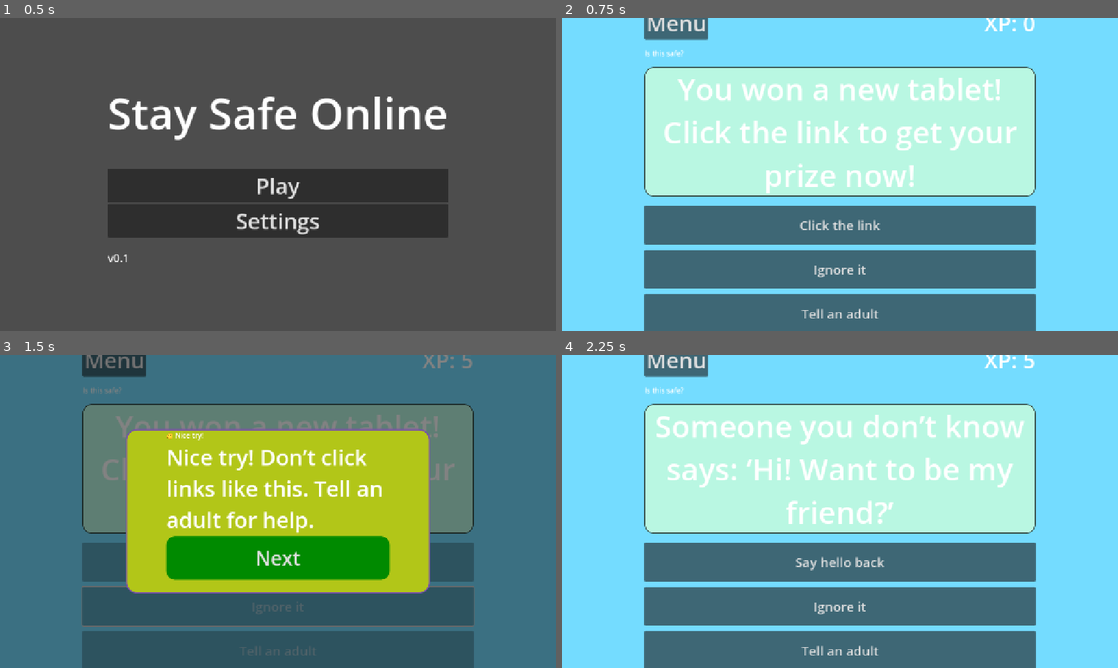
Above: before the commit, frames 1-4 (two rows, left to right).
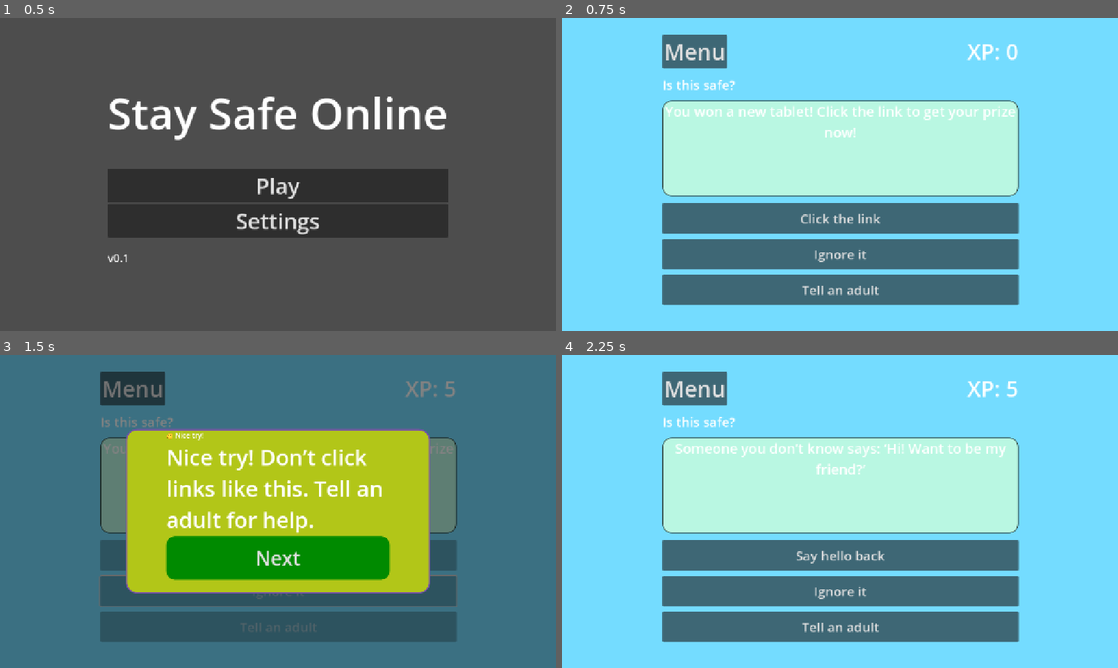
Above: after the commit, the same moments.

Repository: stackedStewart/online-safety-gamified-prototype
Game: Godot game, scene res://scenes/main.tscn
The game is run twice, just before and just after one commit, with the same random seed, the same clock (stepped at 60 frames per second) and the same inputs.
Inputs:
- Up to frame 1 (0.5 s): no input
- Up to frame 2 (0.75 s): click "Play" at 0.5 s
- Up to frame 3 (1.5 s): click "Ignore it" at 1.25 s
- Up to frame 4 (2.25 s): click "Next" at 2 s

Frame 1 is identical in both runs. In frame 2, 29% of the frame differs, in the area x 14-86%, y 0-100%; in frame 3, 21%; in frame 4, 29%.

Commit message:
Fixed some UI issues

Diff:
--- a/scenes/challenge_shell.tscn
+++ b/scenes/challenge_shell.tscn
@@ -86,24 +86,31 @@
 anchors_preset = 15
 anchor_right = 1.0
 anchor_bottom = 1.0
+offset_left = 2.0
+offset_top = -81.5
+offset_bottom = 81.5
 grow_horizontal = 2
 grow_vertical = 2
 
 [node name="Margin" type="MarginContainer" parent="PageContainer"]
 custom_minimum_size = Vector2(900, 0)
 layout_mode = 2
+theme_override_constants/margin_left = 40
+theme_override_constants/margin_top = 30
+theme_override_constants/margin_right = 40
+theme_override_constants/margin_bottom = 30
 
 [node name="Layout" type="VBoxContainer" parent="PageContainer/Margin"]
 layout_mode = 2
+theme_override_constants/separation = 16
+
+[node name="TopBar" type="HBoxContainer" parent="PageContainer/Margin/Layout"]
+layout_mode = 2
 theme_override_constants/separation = 20
 
-[node name="TopBar" type="HBoxContainer" parent="PageContainer/Margin/Layout"]
-layout_mode = 2
-theme_override_constants/separation = 20
-
 [node name="BackButton" type="Button" parent="PageContainer/Margin/Layout/TopBar"]
 layout_mode = 2
-theme_override_font_sizes/font_size = 50
+theme_override_font_sizes/font_size = 51
 text = "Menu"
 
 [node name="TopBarSpacer" type="Control" parent="PageContainer/Margin/Layout/TopBar"]
@@ -118,9 +125,11 @@
 
 [node name="TitleLabel" type="Label" parent="PageContainer/Margin/Layout"]
 layout_mode = 2
+theme_override_font_sizes/font_size = 30
 text = "Is this safe?"
 
 [node name="ScenarioCard" type="PanelContainer" parent="PageContainer/Margin/Layout"]
+custom_minimum_size = Vector2(0, 220)
 layout_mode = 2
 size_flags_vertical = 3
 theme_override_styles/panel = SubResource("StyleBoxFlat_ueh3a")
@@ -133,7 +142,7 @@
 layout_mode = 2
 size_flags_vertical = 1
 theme_override_constants/line_spacing = 3
-theme_override_font_sizes/font_size = 70
+theme_override_font_sizes/font_size = 32
 text = "Scenario"
 horizontal_alignment = 1
 autowrap_mode = 2
@@ -143,19 +152,19 @@
 theme_override_constants/separation = 12
 
 [node name="OptionAButton" type="Button" parent="PageContainer/Margin/Layout/Options"]
-custom_minimum_size = Vector2(0, 90)
+custom_minimum_size = Vector2(0, 70)
 layout_mode = 2
 theme_override_font_sizes/font_size = 30
 text = "Click the Link"
 
 [node name="OptionBButton" type="Button" parent="PageContainer/Margin/Layout/Options"]
-custom_minimum_size = Vector2(0, 90)
+custom_minimum_size = Vector2(0, 70)
 layout_mode = 2
 theme_override_font_sizes/font_size = 30
 text = "Ignore it"
 
 [node name="OptionCButton" type="Button" parent="PageContainer/Margin/Layout/Options"]
-custom_minimum_size = Vector2(0, 90)
+custom_minimum_size = Vector2(0, 70)
 layout_mode = 2
 theme_override_font_sizes/font_size = 30
 text = "Tell An Adult"
